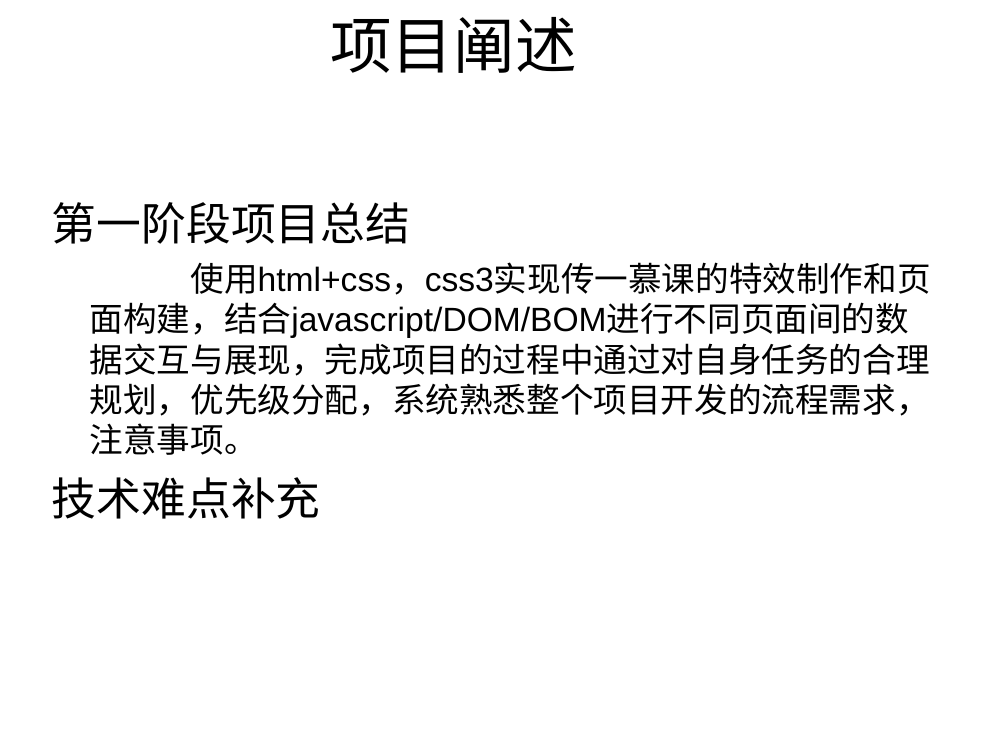
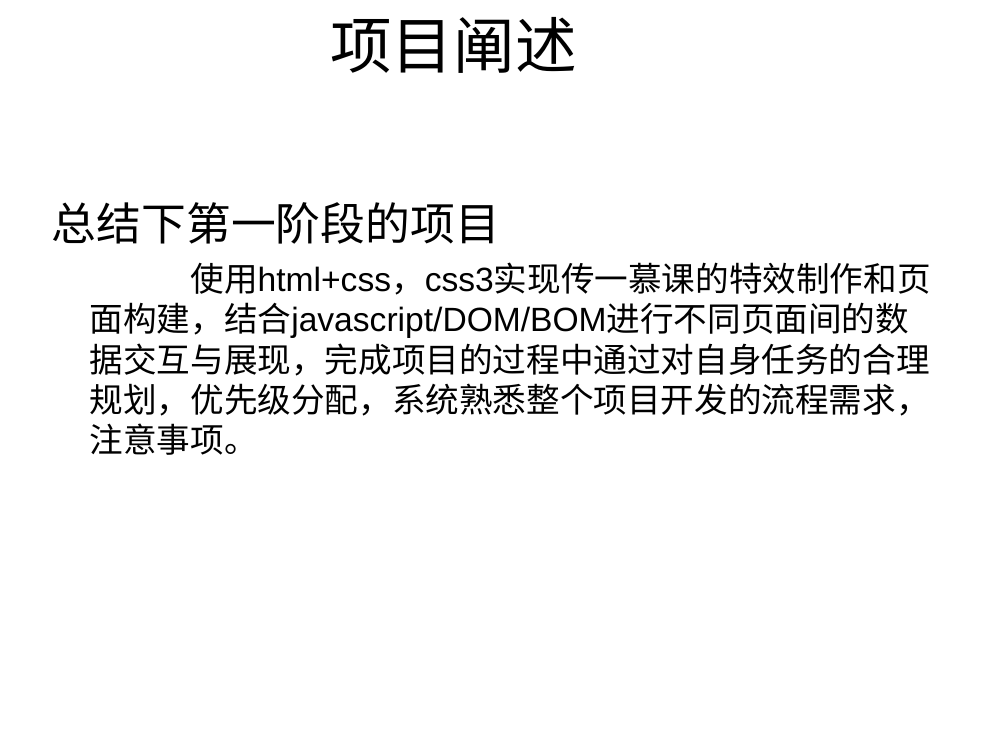
Before and after one commit to chuntong007/CY-work, a slide deck: slide 8 of 一阶项目文件/hx180310林春通一阶评审ppt模板.ppt (slide 7 before the commit). Drawn at 1008x756 pixels with LibreOffice and Linux fonts; fonts in the diff are those of the drawing; background and template pictures are left out. Boxes give left, top, right and bottom in pixels: in the first picture for what was removed or moved away, otherwise in the second. Text is boxed around its words. In the diff, an @@ line names an element or a change of style, - is before the commit and + after.

```diff
--- a/一阶项目文件/hx180310林春通一阶评审ppt模板.ppt
+++ b/一阶项目文件/hx180310林春通一阶评审ppt模板.ppt
@@ text at (x1=52, y1=202, x2=500, y2=244): text changed @@
-第一阶段项目总结
+总结下第一阶段的项目
@@ text at (x1=52, y1=477, x2=321, y2=519): paragraph removed @@
-技术难点补充
```
Also in this commit, not shown: 6 other slides changed, 9 slides added, 1 slide removed, 6 other files.
